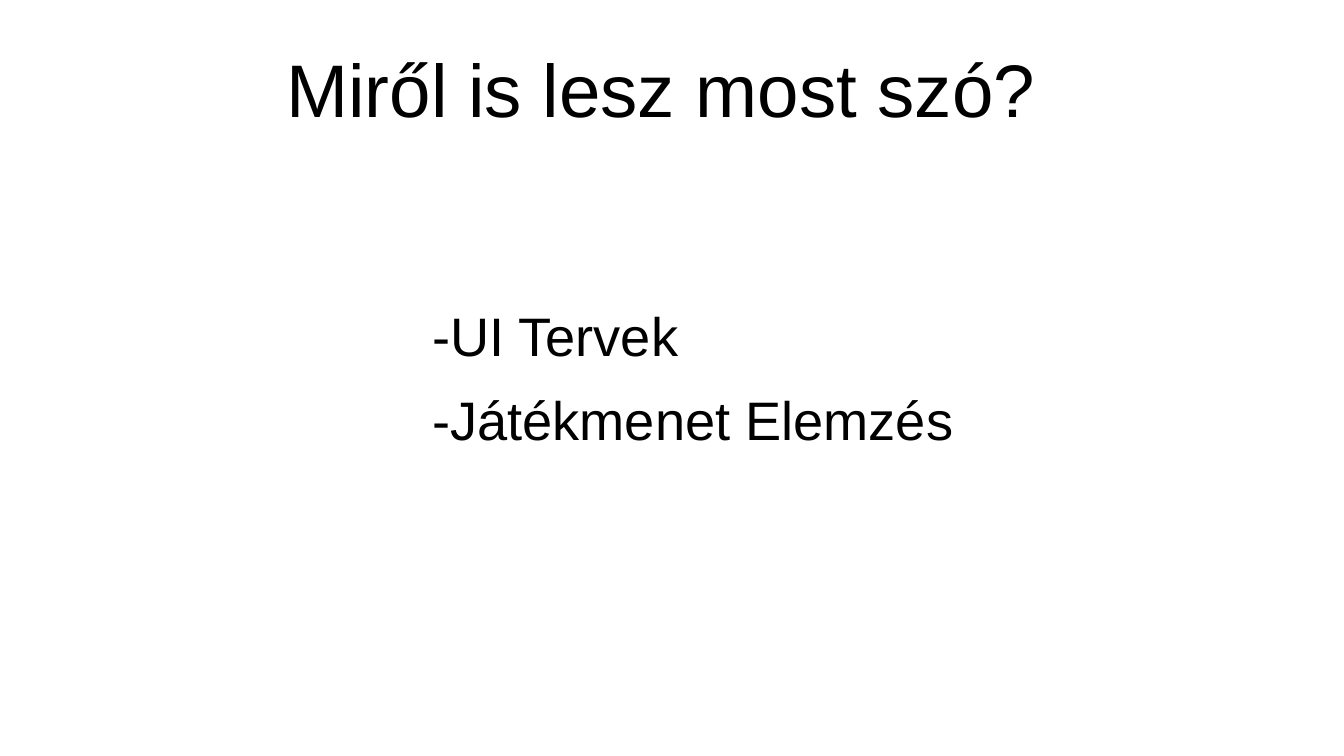
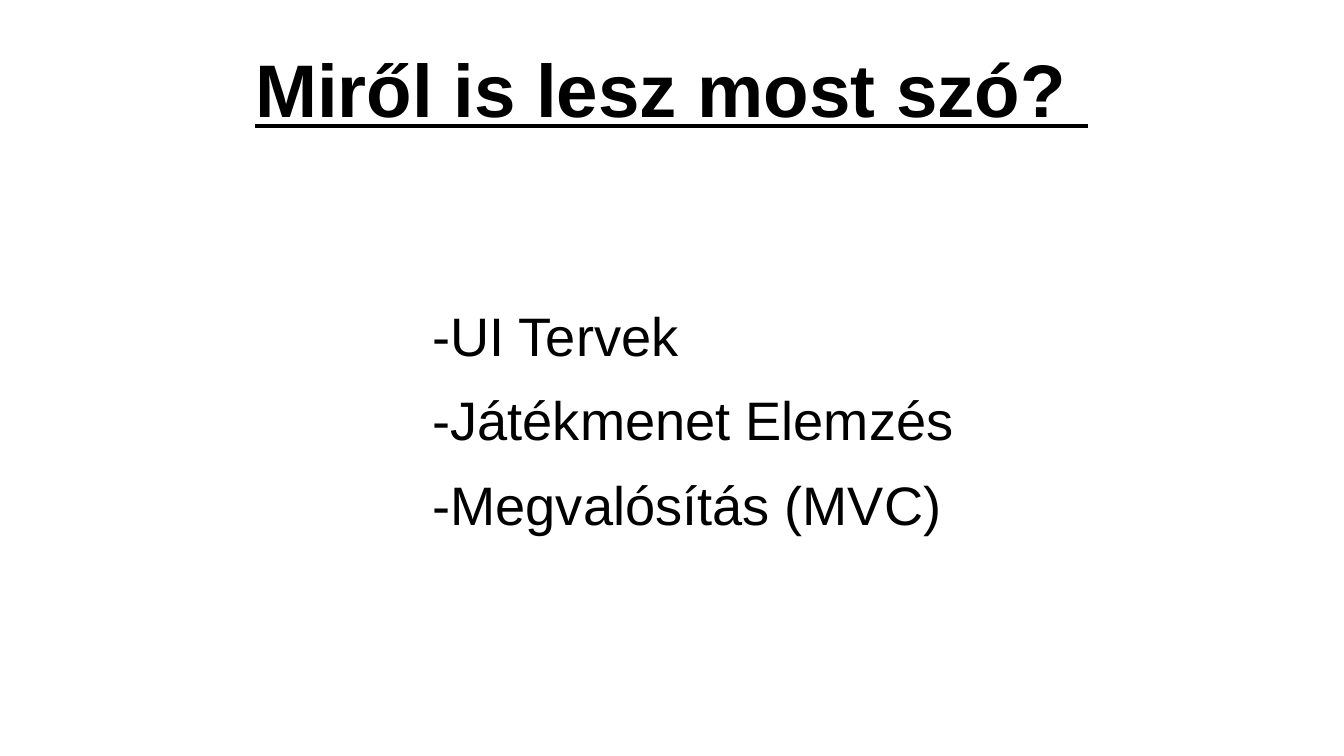
Before and after one commit to marcibaumel/SpeedCards, a slide deck: slide 3 of Mails/prezi2.ppt. Drawn at 1344x756 pixels with LibreOffice and Linux fonts; fonts in the diff are those of the drawing. Boxes give left, top, right and bottom in pixels: in the first picture for what was removed or moved away, otherwise in the second. Text is boxed around its words. In the diff, an @@ line names an element or a change of style, - is before the commit and + after.

```diff
--- a/Mails/prezi2.ppt
+++ b/Mails/prezi2.ppt
@@ title "Miről is lesz most szó?" at box(255, 62, 1066, 128): bold on, underline on @@
@@ text at box(433, 485, 941, 534): paragraph added @@
+-Megvalósítás (MVC)
```
Also in this commit, not shown: 1 other slide changed, 1 slide added, 2 slides removed, 3 other files.
